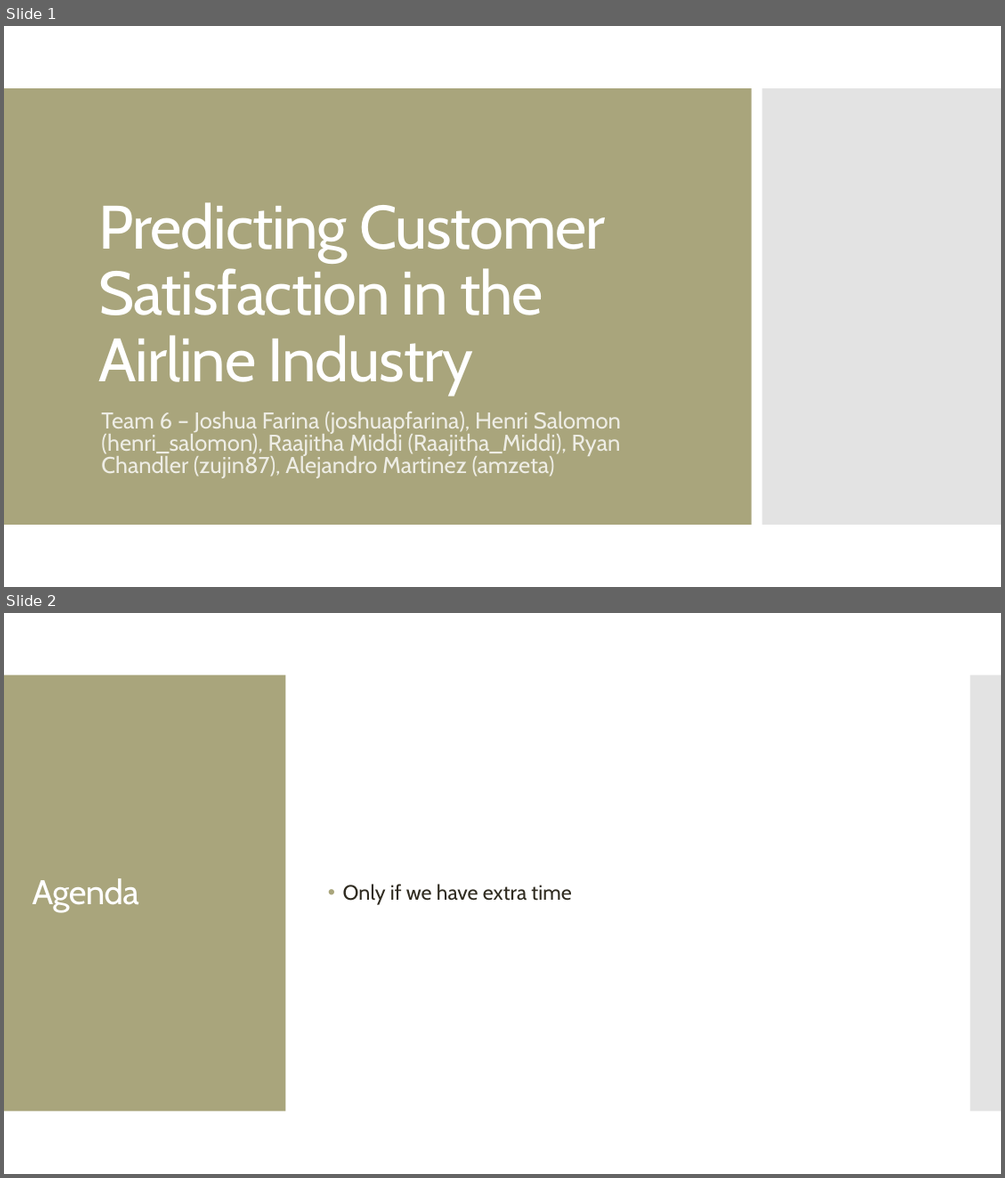
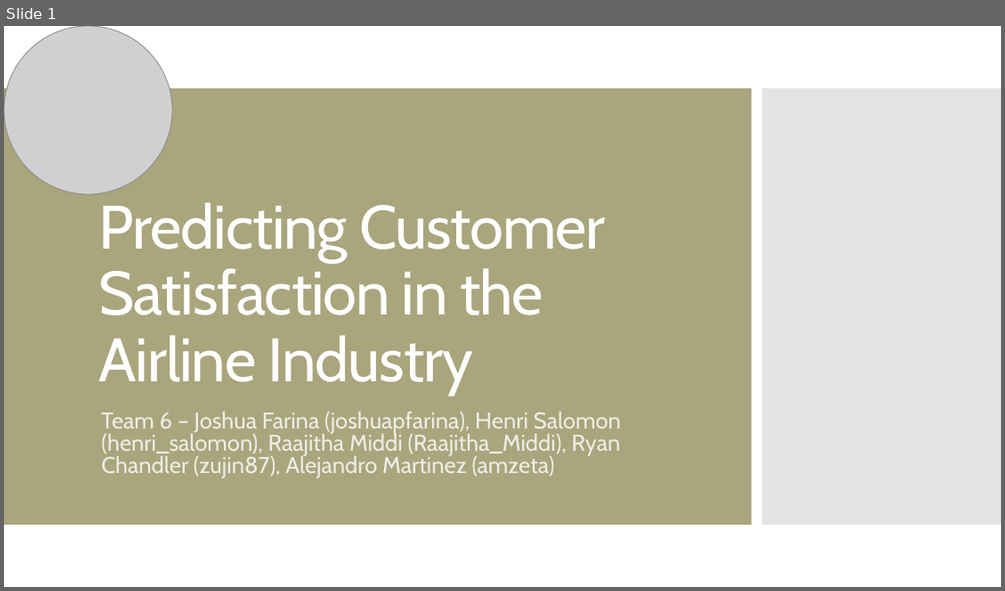
Before and after one commit to MGT-6203-Summer-2023-Edx/Team-6, a slide deck: Final Presentation Slides/Team_6_Final_Slides.pptx. Shown one above the other, each under a label of ours: slides 1 and 2 before the commit, slide 1 after it. The pictures are 1005x1178 and 1005x591 pixels, drawn with LibreOffice and Linux fonts; fonts in the diff are those of the drawing; grey boxes stand for pictures. Boxes give left, top, right and bottom in pixels: in the first picture for what was removed or moved away, otherwise in the second. Text is boxed around its words. In the diff, an @@ line names an element or a change of style, - is before the commit and + after.

```diff
--- a/Final Presentation Slides/Team_6_Final_Slides.pptx
+++ b/Final Presentation Slides/Team_6_Final_Slides.pptx
@@ slide 2 removed at [4,613,1001,1174], background #FFFFFF @@
@@ rectangle removed at [4,675,286,1111] @@
@@ rectangle removed at [971,675,1001,1111] @@
@@ title removed at [32,878,139,912] @@
-Agenda
@@ text removed at [343,884,571,905] @@
-• Only if we have extra time
@@ slide 1 changed as well @@
@@ picture added at [4,26,172,194] @@
```
Also in this commit, not shown: 14 other slides changed, 7 slides added, 2 other slides removed.
